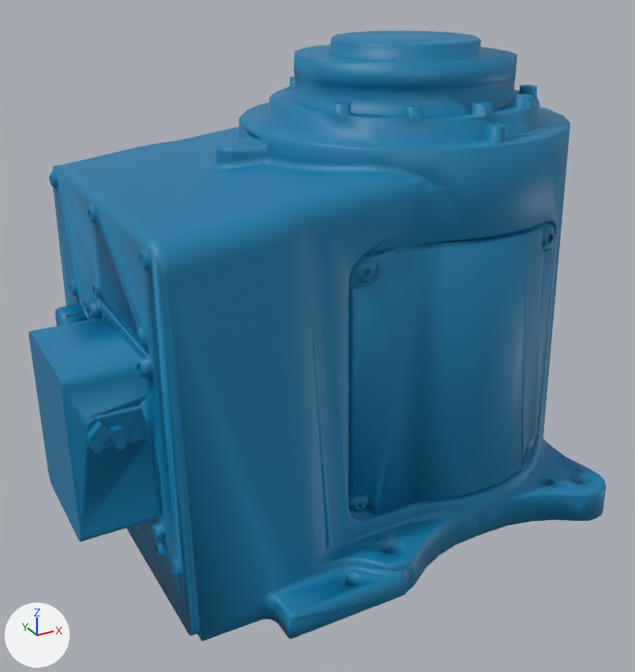
The COLLADA model motoman_gp4_support/meshes/gp4/collision/base_link.dae: old version first, new version second.
One viewpoint serves both versions: a 50 mm camera at (-0.21, -0.309, 0.227) aimed at (-0.045, -0.01, 0.077). Every picture has the same lights, and +X, +Y and +Z are marked at lower left. Where no turn or scale is listed for an object, it has been applied to the vertices.

The scene before the commit, as lines of its bpy script (objects in view):
```python
me_polygons = bpy.data.meshes.new('polygons')
me_polygons.from_pydata(...)  # 3216 vertices, 6417 faces; spans x -0.16..0.072, y -0.088..0.087, z 0.0..0.195
me_polygons.materials.append(mat_surface_1)  # cyan #007caa
ob_mesh_shell_11__lod_0 = bpy.data.objects.new('mesh_shell_11__LOD_0_', me_polygons)
ob_mesh_shell_11__lod_0.location = (0.0, 0.0, 0.0)
```
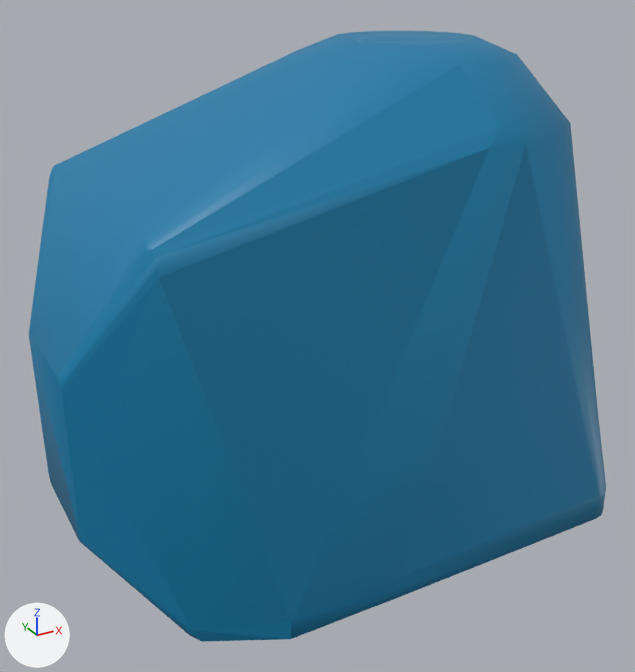
Where the change shows, as pixel boxes (x1, y1, x2, y2) in the pictures (635 x 672 px):
'mesh_shell_11__LOD_0_', reshaped
    before: (29, 31, 606, 641)
    after: (29, 31, 606, 642)
part 1 of me_polygons, deleted (blue)
    before: (30, 37, 606, 641)

What changed in the scene script:
```text
Change me_polygons:
    used by ob_mesh_shell_11__lod_0; location = (0.0, 0.0, 0.0)
    remove me_polygons.from_pydata(...)  # 3216 vertices, 6417 faces; spans x -0.16..0.072, y -0.088..0.087, z 0.0..0.195
    add me_polygons.from_pydata(...)  # 160 vertices, 316 faces; spans x -0.16..0.072, y -0.088..0.087, z 0.0..0.195
    me_polygons part 1: 3056 vertices removed from x -0.154..0.072, y -0.088..0.086, z 0.0..0.194
```
